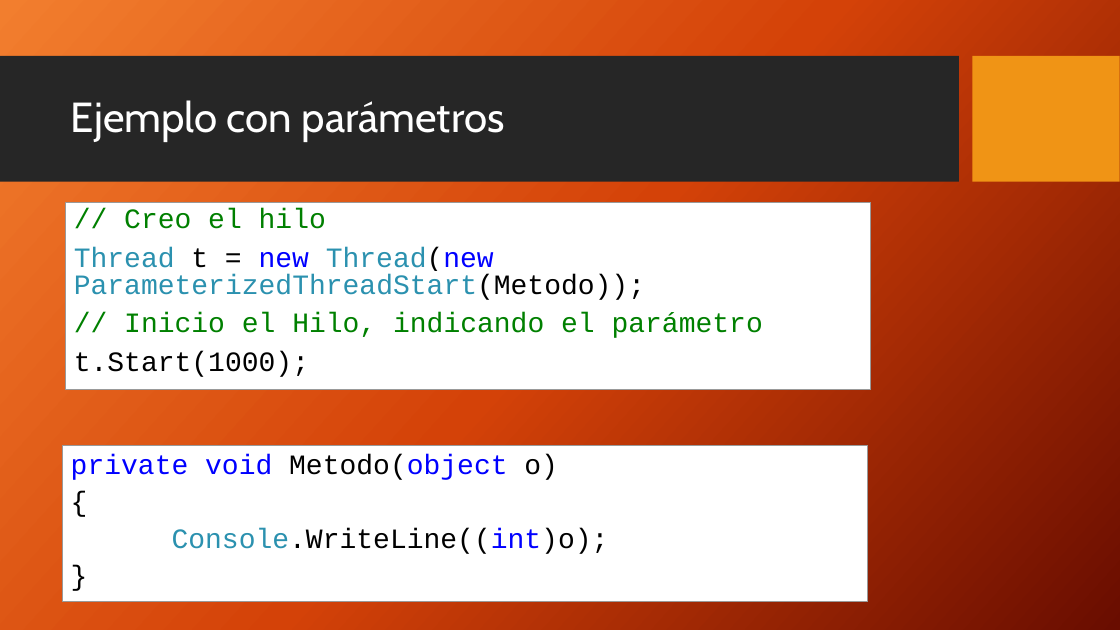
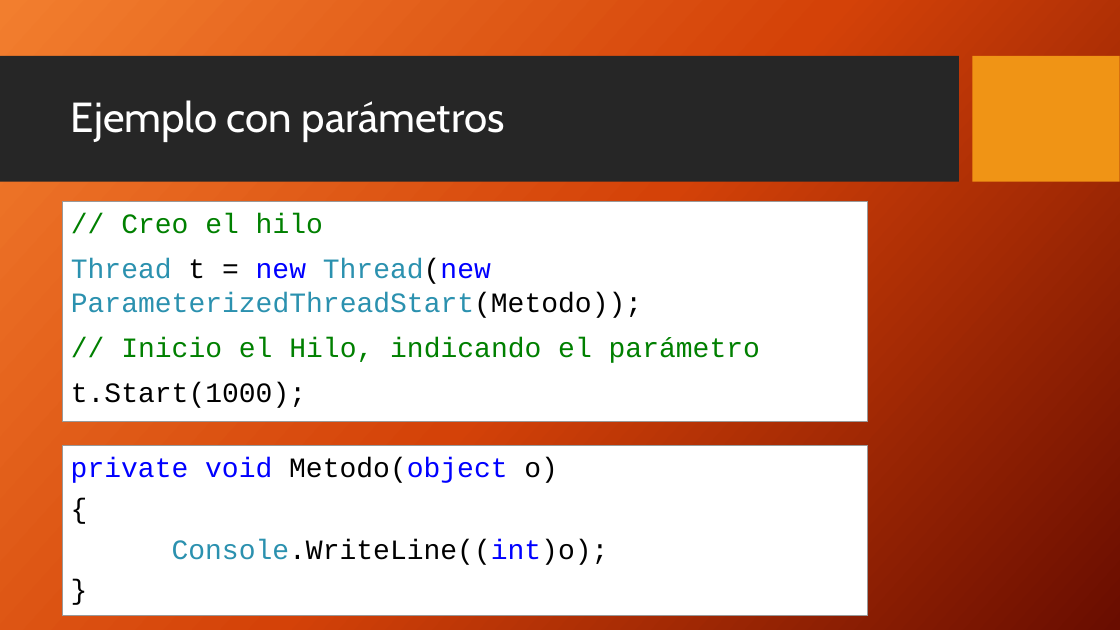
Before and after one commit to Tanodam/clases_prog_lab2, a slide deck: slide 6 of utn_prog_y_lab_II-master/PPTs/ProgramacionII_Clase_22-2018.pptx (slide 5 before the commit). Drawn at 1120x630 pixels with LibreOffice and Linux fonts; fonts in the diff are those of the drawing; background and template pictures are left out. Boxes give left, top, right and bottom in pixels: in the first picture for what was removed or moved away, otherwise in the second. Text is boxed around its words. In the diff, an @@ line names an element or a change of style, - is before the commit and + after.

```diff
--- a/utn_prog_y_lab_II-master/PPTs/ProgramacionII_Clase_22-2018.pptx
+++ b/utn_prog_y_lab_II-master/PPTs/ProgramacionII_Clase_22-2018.pptx
@@ rectangle "// Creo el hilo" resized from (x1=66, y1=203, x2=870, y2=390) to (x1=62, y1=201, x2=867, y2=421) @@
@@ rectangle "// Creo el hilo" at (x1=62, y1=201, x2=867, y2=421): line spacing 0.8 to 1 @@
@@ rectangle "private void Metodo(object o)" resized from (x1=62, y1=446, x2=867, y2=602) to (x1=62, y1=446, x2=867, y2=616) @@
@@ rectangle "private void Metodo(object o)" at (x1=62, y1=446, x2=867, y2=616): line spacing 0.9 to 1 @@
```
Also in this commit, not shown: 1 other slide changed, 4 slides added, 17 other files.
